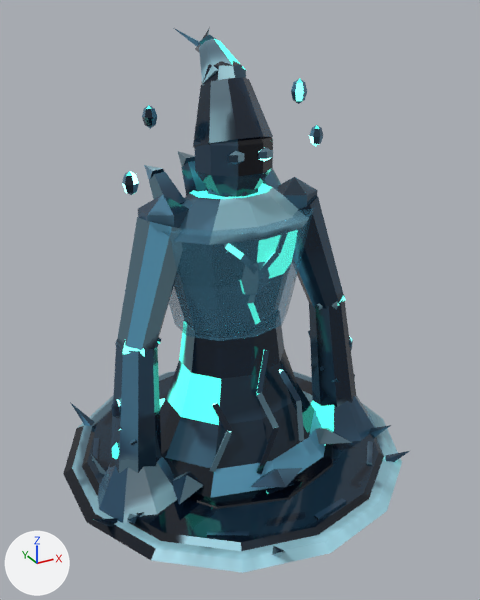
The Blender file assets/models/src/spirit_tide.blend as it was, and as the next commit left it.
Rendered twice from a camera (50 mm lens) standing at (-0.914, -1.711, 1.404) and looking at (0.002, -0.047, 0.572). Arrows for +X, +Y and +Z are at lower left; the lights stay in place. The older version comes first.

Before the edit, the objects in view are built like this:
```python
me_spirittidemesh = bpy.data.meshes.new('SpiritTideMesh')
me_spirittidemesh.from_pydata(...)  # 1284 vertices, 1070 faces; spans x -0.565..0.565, y -0.58..0.58, z -0.02..1.35
# faces by material slot: [1058, 12]
me_spirittidemesh.materials.append(mat_spirittidemesh_baked)
me_spirittidemesh.materials.append(mat_tide_film)  # blue #5799b8
ob_spirittidemesh = bpy.data.objects.new('SpiritTideMesh', me_spirittidemesh)
ob_spirittidemesh.location = (0.0, 0.0, 0.0)
```
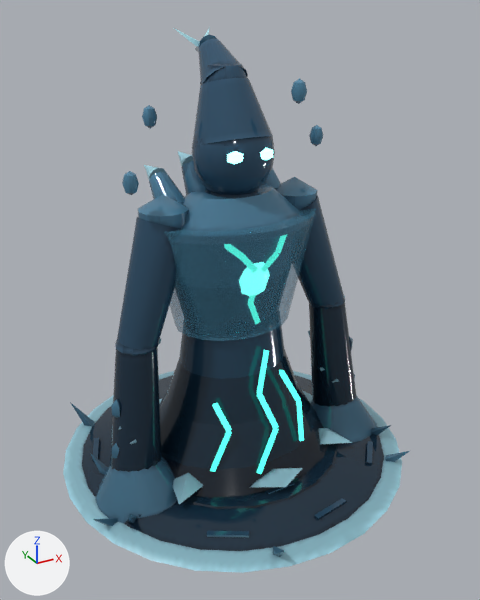
Changed parts and their boxes (x1, y1, x2, y2) in the pictures (480 x 600 px):
part 1 of me_spirittidemesh, built on
    before: (195, 42, 200, 52)
    after: (63, 34, 402, 573)
part 2 of me_spirittidemesh, shading changed
    both: (74, 27, 409, 557)

Edits to the bpy script that builds the scene:
```text
Change me_spirittidemesh:
    used by ob_spirittidemesh; location = (0.0, 0.0, 0.0)
    remove me_spirittidemesh.from_pydata(...)  # 1284 vertices, 1070 faces; spans x -0.565..0.565, y -0.58..0.58, z -0.02..1.35
    add me_spirittidemesh.from_pydata(...)  # 2154 vertices, 1750 faces; spans x -0.58..0.58, y -0.58..0.58, z -0.021..1.35
    me_spirittidemesh part 1: 6 vertices moved within x 0.0..0.179, y 0.21..0.23, z 0.956..1.29; 870 vertices added at x -0.58..0.58, y -0.565..0.565, z -0.021..1.33
    me_spirittidemesh part 2: 410 kept faces spanning x -0.564..0.564, y -0.58..0.58, z -0.007..1.35 are now shaded smooth
```
